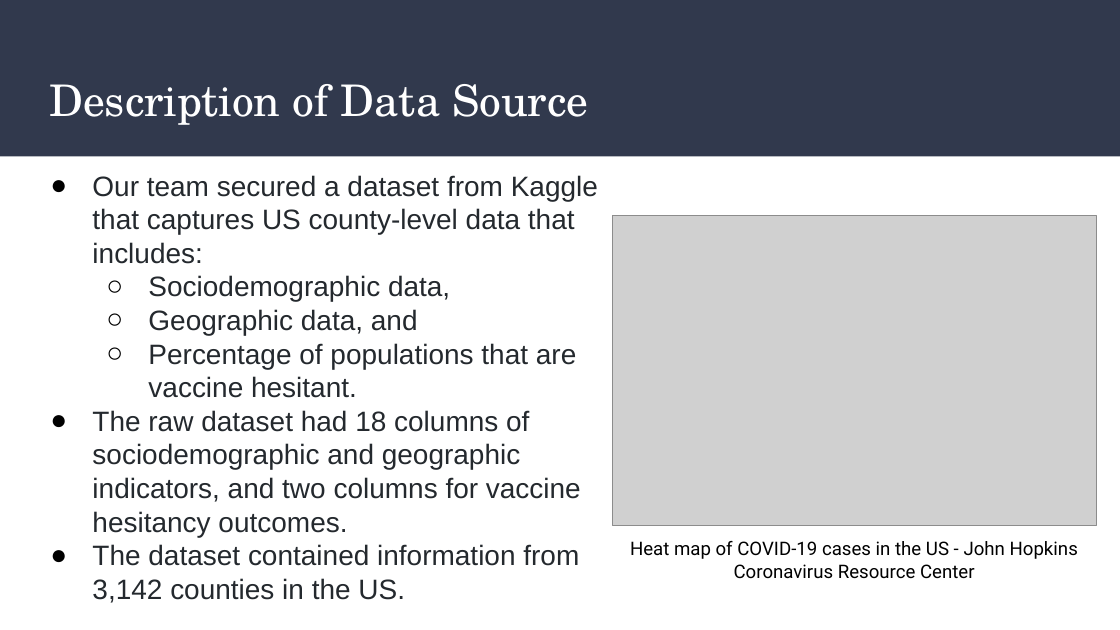
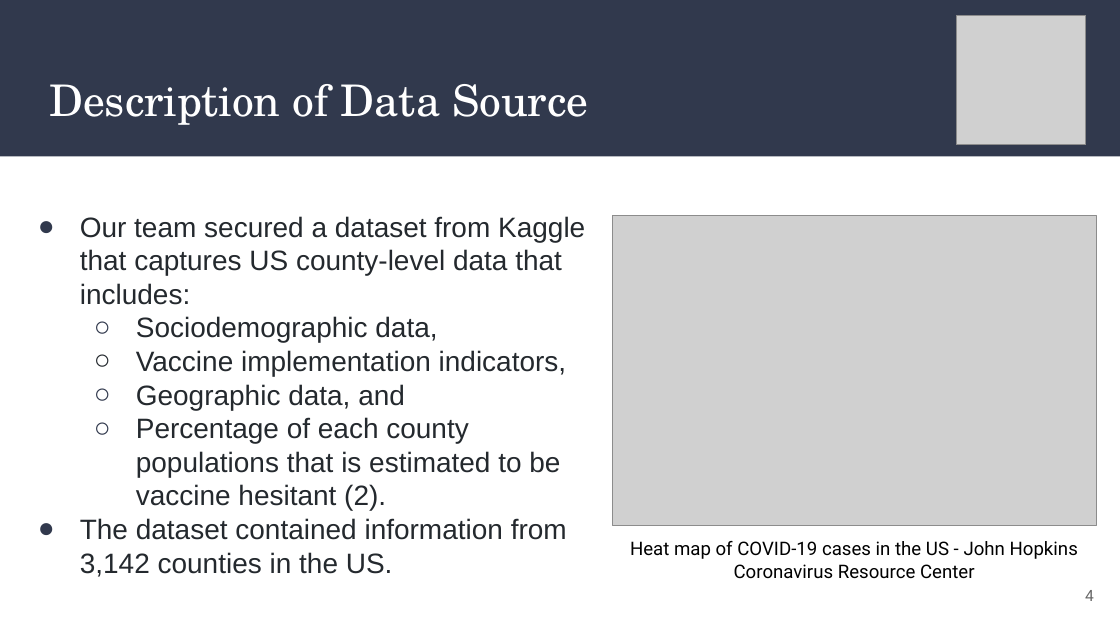
Before and after one commit to AaraniSivasekaram/Predictive_Modelling_Project, a slide deck: slide 4 of Vaccine Hesitancy Presentation.pptx. Drawn at 1120x630 pixels with LibreOffice and Linux fonts; fonts in the diff are those of the drawing; grey boxes stand for pictures. Boxes give left, top, right and bottom in pixels: in the first picture for what was removed or moved away, otherwise in the second. Text is boxed around its words. In the diff, an @@ line names an element or a change of style, - is before the commit and + after.

Commit message:
Added draft #3 of presentation

```diff
--- a/Vaccine Hesitancy Presentation.pptx
+++ b/Vaccine Hesitancy Presentation.pptx
@@ picture added at (x1=956, y1=16, x2=1086, y2=146) @@
@@ text "Our team secured a dataset ..." moved from (x1=92, y1=175, x2=598, y2=603) to (x1=80, y1=216, x2=585, y2=577) @@
@@ text at (x1=80, y1=216, x2=585, y2=577): bullet colour #000000 to #31394D @@
@@ text at (x1=136, y1=350, x2=566, y2=376): paragraph added @@
+  ○ Vaccine implementation indicators,
@@ text at (x1=136, y1=417, x2=560, y2=511): text changed @@
-  ○ Percentage of populations that are vaccine hesitant.
-● The raw dataset had 18 columns of sociodemographic and geographic indicators, and two columns for vaccine hesitancy outcomes.
+  ○ Percentage of each county populations that is estimated to be vaccine hesitant (2).
@@ page number added at (x1=1085, y1=590, x2=1094, y2=601), 10 pt, text #666666 @@
+4
```
Also in this commit, not shown: 11 other slides changed, 7 slides added, 1 slide removed.
